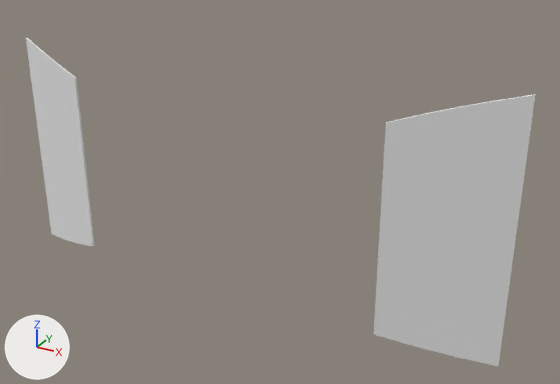
An edit to the OBJ model assets/sedan_glass.obj, drawn before and after from the same camera.
One viewpoint serves both versions: a 50 mm lens placed at (15.7, -42.8, 16.4), pointed at (-2.5, -9.8, -0.1). The axes (+X, +Y, +Z) are drawn at lower left. The lights are the same throughout. Where no turn or scale is listed for an object, it has been applied to the vertices. Vertices at the same position are counted once.

Before the edit, the objects in view are built like this:
```python
me_fusion = bpy.data.meshes.new('Fusion')
me_fusion.from_pydata(...)  # 76 vertices, 144 faces; spans x -19.2..9.8, y -12.1..-9.6, z -6.9..7.0
me_fusion.materials.append(mat_color_cccccc)  # white #e7e7e7
ob_fusion = bpy.data.objects.new('Fusion', me_fusion)
ob_fusion.location = (0.0, 0.0, 0.0)
```
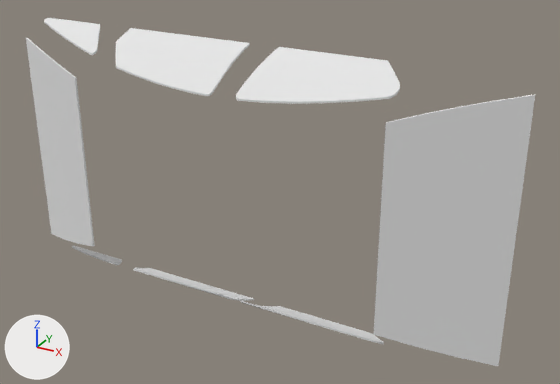
Commit message: add remaining windows to sedan model

Boxes [x1, y1, x2, y2] around the edits, measured in the pictures (560 x 384 px):
'Fusion', reshaped: before [26, 37, 535, 366]; after [26, 18, 535, 366]
part 1 of me_fusion, added: after [44, 18, 100, 55]
part 2 of me_fusion, added: after [72, 246, 122, 265]
part 3 of me_fusion, added: after [241, 301, 384, 344]
part 4 of me_fusion, added: after [236, 47, 400, 104]
part 5 of me_fusion, added: after [116, 28, 250, 96]
part 6 of me_fusion, added: after [133, 268, 254, 301]

The change, as a list of edits to the scene's bpy script:
```text
Change me_fusion:
    used by ob_fusion; location = (0.0, 0.0, 0.0)
    remove me_fusion.from_pydata(...)  # 76 vertices, 144 faces; spans x -19.2..9.8, y -12.1..-9.6, z -6.9..7.0
    add me_fusion.from_pydata(...)  # 1630 vertices, 3228 faces; spans x -19.2..9.8, y -12.6..-9.4, z -7.5..7.5
    me_fusion part 1: a new loose piece of 358 vertices spanning x -18.2..-13.0, y -11.5..-9.4, z 6.3..7.5, in mat_color_cccccc (white #e7e7e7)
    me_fusion part 2: a new loose piece of 350 vertices spanning x -18.2..-13.0, y -11.5..-9.4, z -7.5..-6.3, in mat_color_cccccc (white #e7e7e7)
    me_fusion part 3: a new loose piece of 256 vertices spanning x -3.5..4.2, y -12.5..-9.4, z -7.5..-5.5, in mat_color_cccccc (white #e7e7e7)
    me_fusion part 4: a new loose piece of 226 vertices spanning x -3.5..4.2, y -12.5..-9.4, z 5.5..7.5, in mat_color_cccccc (white #e7e7e7)
    me_fusion part 5: a new loose piece of 182 vertices spanning x -12.2..-4.5, y -12.6..-9.4, z 5.5..7.5, in mat_color_cccccc (white #e7e7e7)
    me_fusion part 6: a new loose piece of 182 vertices spanning x -12.2..-4.5, y -12.6..-9.4, z -7.5..-5.5, in mat_color_cccccc (white #e7e7e7)
```
